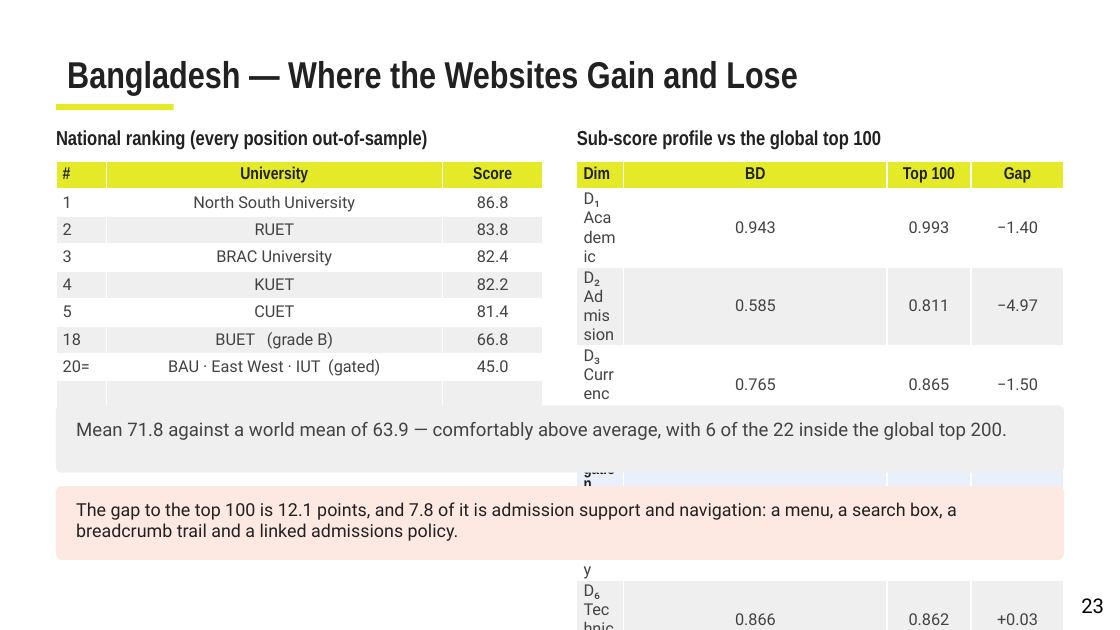
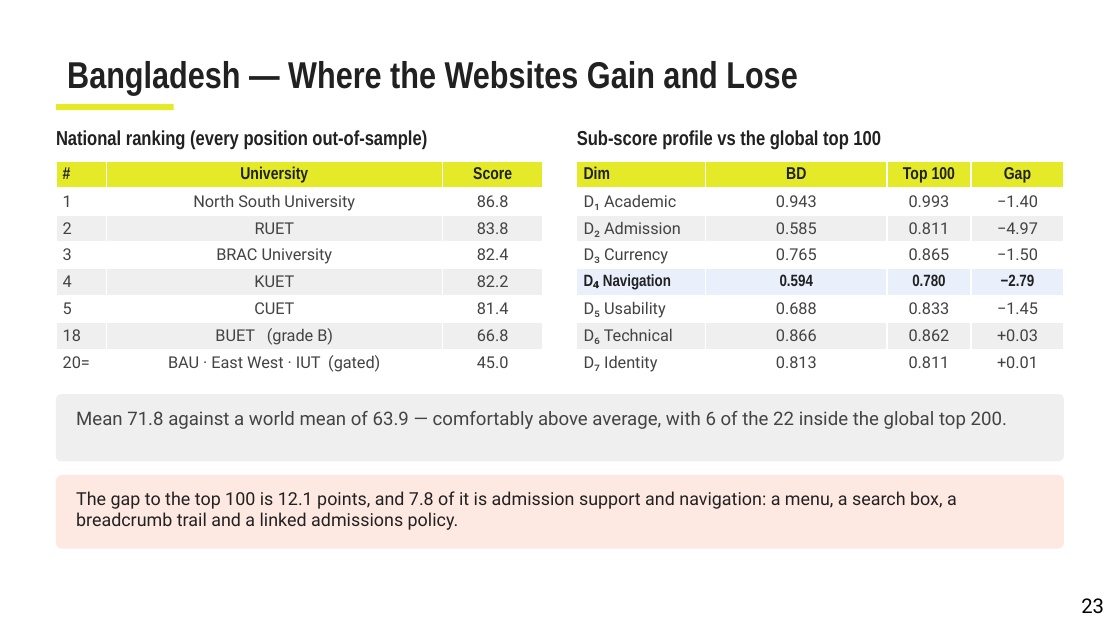
Before and after one commit to k-i-mahi/ml-project, a slide deck: slide 23 of FINAL_PROJECT/University_Website_Quality_Presentation.pptx. Drawn at 1120x630 pixels with LibreOffice and Linux fonts; fonts in the diff are those of the drawing. Boxes give left, top, right and bottom in pixels: in the first picture for what was removed or moved away, otherwise in the second. Text is boxed around its words. In the diff, an @@ line names an element or a change of style, - is before the commit and + after.

```diff
--- a/FINAL_PROJECT/University_Website_Quality_Presentation.pptx
+++ b/FINAL_PROJECT/University_Website_Quality_Presentation.pptx
@@ table at (x1=56, y1=161, x2=543, y2=376) @@
-row 9:  |  | 
@@ table at (x1=577, y1=161, x2=1064, y2=376) @@
-row 9:  |  |  | 
@@ 2 texts, 2 rounded rectangles moved together from (x1=56, y1=405, x2=1064, y2=560) to (x1=56, y1=394, x2=1064, y2=549) @@
```
Also in this commit, not shown: 6 other slides changed, 5 other files.
